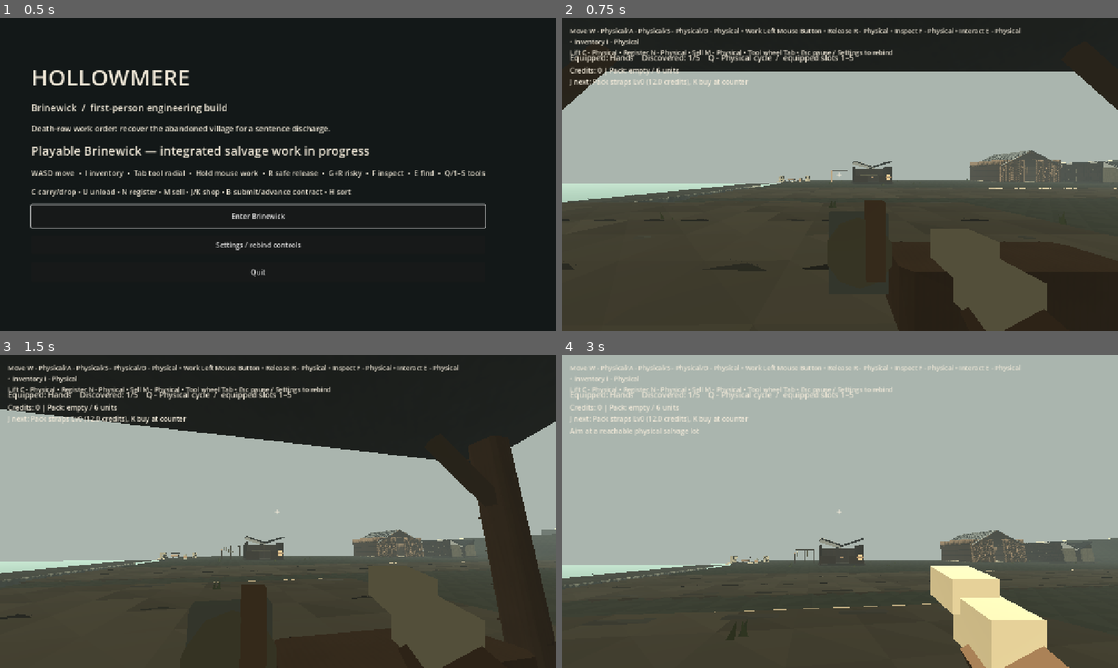
Above: before the commit, frames 1-4 (two rows, left to right).
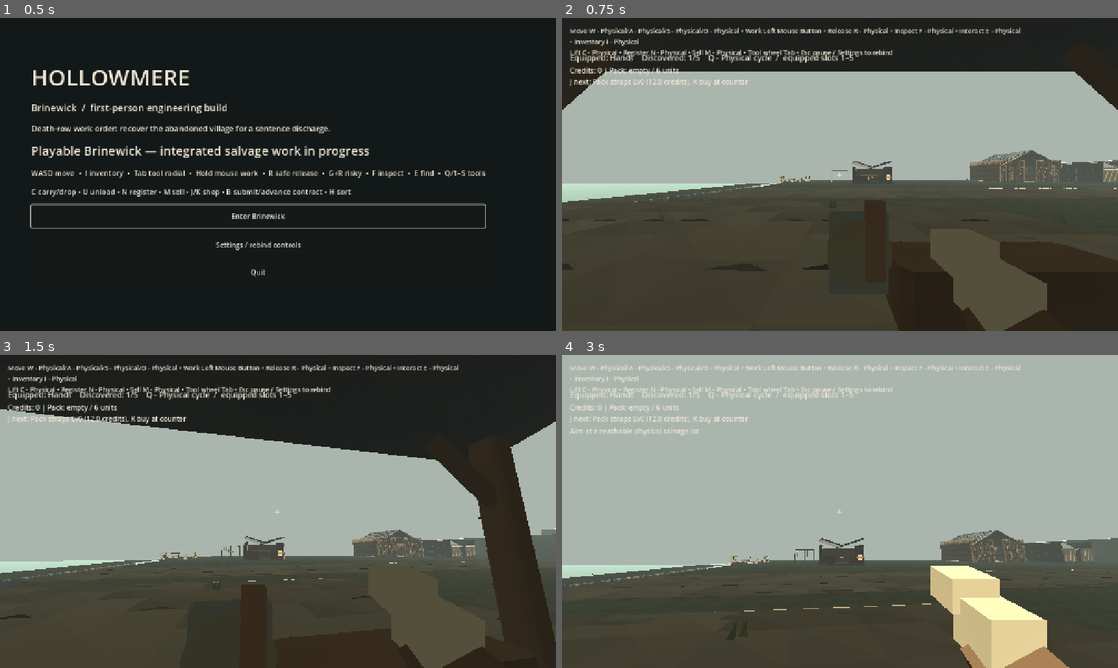
Above: after the commit, the same moments.

Repository: squwillsmith-ship-it/Hollowmere-0.2
Game: Godot game, scene res://scenes/main.tscn
Same seed, same stepped clock (60 frames per second), same inputs: the game is played once before the commit and once after it.
Inputs (mouse positions are in pixels of both pictures, inside the frame that each line leads up to):
- Up to frame 1 (0.5 s): no input
- Up to frame 2 (0.75 s): click "Enter Brinewick" at 0.5 s
- Up to frame 3 (1.5 s): tap Enter at 1.25 s; move the mouse to (305, 511) at 1.27 s; hold W (hm_forward) from 1.28 s (still down); hold E (hm_find_tool) from 1.28 s (still down); click (305, 511) at 1.42 s
- Up to frame 4 (3 s): keep holding W (hm_forward); tap Space (hm_jump) at 1.52, 2.27 s; move the mouse to (812, 511) at 2.02 s; release E (hm_find_tool) at 2.03 s; tap F (hm_inspect) at 2.1 s; move the mouse to (851, 505) at 2.77 s; hold C (hm_lift_place) from 2.78 s (still down)

Frame 1 is identical in both runs. In frame 2, less than 0.1% of the frame differs, in the area x 52-100%, y 47-53%; in frame 3, less than 0.1%, in the area x 44-86%, y 60-66%; in frame 4, less than 0.1%.

Commit message:
feat(g3): install distinct local architectural hierarchy in five canonical sites without affecting salvage or story

Diff:
--- a/game/scripts/world/hm_brinewick_sites.gd
+++ b/game/scripts/world/hm_brinewick_sites.gd
@@ -121,6 +121,14 @@
 	hero.build(cottage,installation_nodes)
 	set_meta("g2_hero_owned_meshes",hero.batched_meshes)
 
+	# G3 pilot: give five different districts distinctive architecture using
+	# only existing static/removable scene owners, keeping all 21 sites fixed.
+	var district_art := HMVillageDistrictArtG3.new()
+	district_art.name = "G3DistrictArchitecturalPilots"
+	add_child(district_art)
+	district_art.build(installation_nodes)
+	set_meta("g3_pilot_architectural_owners",district_art.attached_visuals)
+
 	# World discoveries and narrative cues reference existing site markers.
 	for data: Variant in parsed.get("world_discoveries", []):
 		if not (data is Dictionary) or not sites.has(String(data.get("site_id", ""))):
